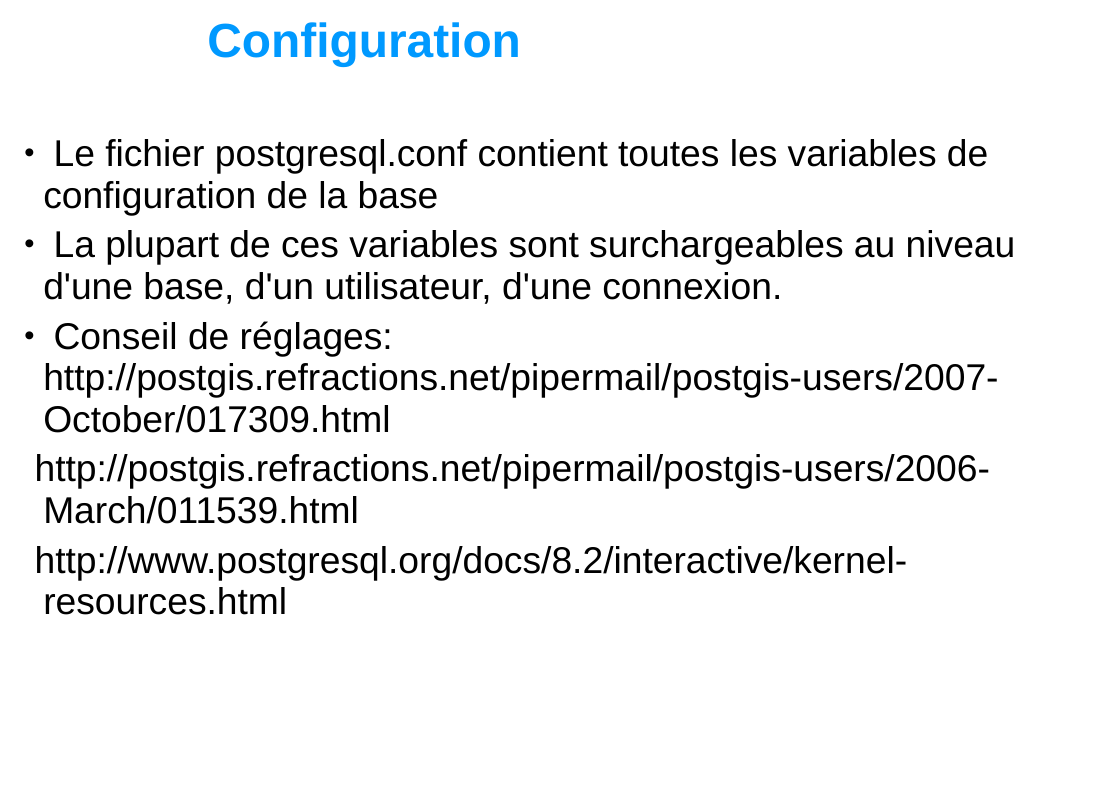
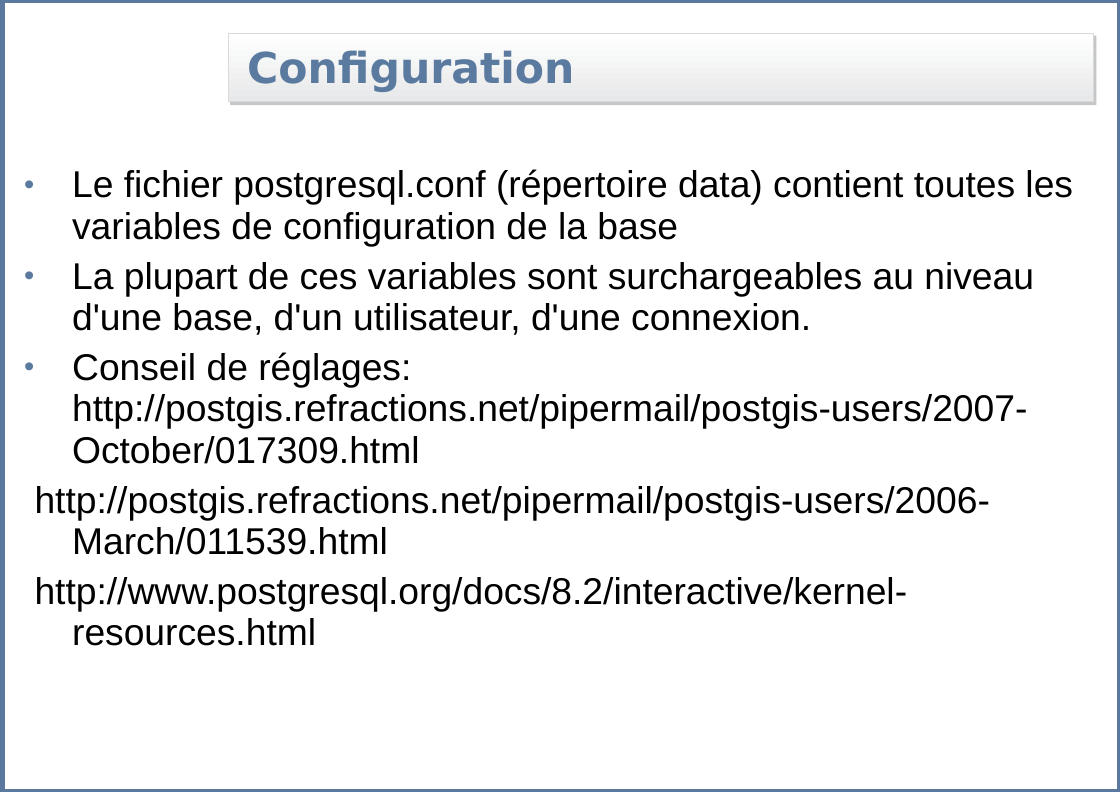
Before and after one commit to Gretti/geoadminsuite, a slide deck: slide 14 of formation/postgis/postgis/slides/09_postgres_advanced_maintenance.ppt. Drawn at 1120x792 pixels with LibreOffice and Linux fonts; fonts in the diff are those of the drawing; background and template pictures are left out. Boxes give left, top, right and bottom in pixels: in the first picture for what was removed or moved away, otherwise in the second. Text is boxed around its words. In the diff, an @@ line names an element or a change of style, - is before the commit and + after.

```diff
--- a/formation/postgis/postgis/slides/09_postgres_advanced_maintenance.ppt
+++ b/formation/postgis/postgis/slides/09_postgres_advanced_maintenance.ppt
@@ rectangle added at (2,0,1120,792), outline #5B799E 4.51 pt @@
@@ title "Configuration": place and size @@
-title "Configuration" at (207,22,521,66)
+title "Configuration" at (228,34,1093,102)
@@ title "Configuration" at (228,34,1093,102): size 36 to 32 pt, font Arial to DejaVu Sans, text colour #0099FF to #5B7A9F; indent changed; fill none to gradient #FFFFFF to #E7E8E9; outline none to #D9D9D9 0.74 pt; shadow on @@
@@ text "Le fichier postgresql.conf (répertoire data) ...": place and size @@
-text "Le fichier postgresql.conf (répertoire data) ..." at (35,139,1016,615)
+text "Le fichier postgresql.conf (répertoire data) ..." at (35,169,1073,646)
@@ text at (72,169,1073,247): text changed @@
-• Le fichier postgresql.conf contient toutes les variables de configuration de la base
+• Le fichier postgresql.conf (répertoire data) contient toutes les variables de configuration de la base
@@ text at (35,262,1034,646): indent changed; bullet colour #000000 to #5B7A9F @@
```
Also in this commit, not shown: 16 other slides changed, 2 slides added, 58 other files.
